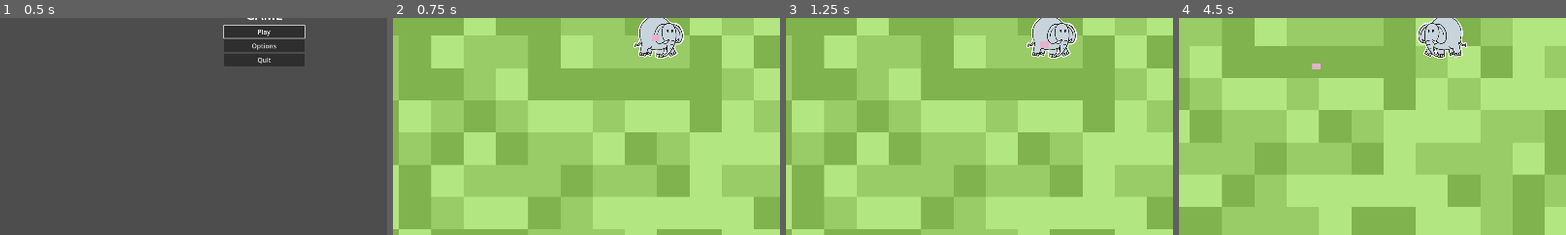
Above: before the commit, frames 1-4 (left to right).
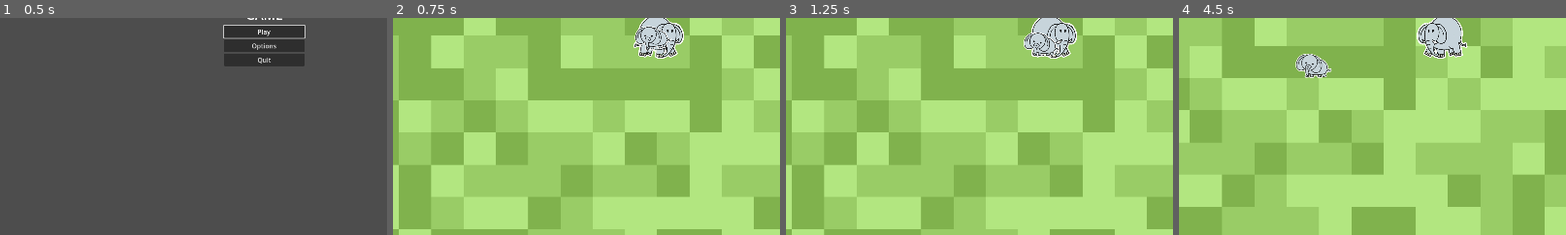
Above: after the commit, the same moments.

Repository: kevinpliang/micro-jam-47
Game: Godot game, scene res://game/Main.tscn
Two runs of this game, one before a commit and one after it. Both use one fixed random seed, a clock stepped at 60 frames per second and the inputs below.
Inputs (mouse positions are % of the whole screen's width and height, from its top left):
- Up to frame 1 (0.5 s): no input
- Up to frame 2 (0.75 s): click "Play" at 0.5 s
- Up to frame 3 (1.25 s): no input
- Up to frame 4 (4.5 s): move the mouse to (72, 45) at 1.27 s; hold D (right) 1.28-2.03 s; click (72, 45) at 1.42 s; move the mouse to (30, 55) at 2.02 s; hold S (down) 2.03-2.78 s; move the mouse to (60, 28) at 2.77 s; hold D (right) 2.78-3.53 s; move the mouse to (45, 70) at 3.52 s; hold W (up) 3.53-4.28 s; click (45, 70) at 3.67 s; move the mouse to (80, 65) at 4.27 s; hold A (left) from 4.28 s (still down)
The pictures show only the part of the screen within x 16-66%, y 46-96%; the shares and areas given below are measured in that part.

Frame 1 is identical in both runs. In frame 2, 0.4% of the frame differs, in the area x 62-72%, y 3-16%; in frame 3, 0.5%; in frame 4, 0.8%, in the area x 30-40%, y 16-28%.

Commit message:
add basic BabyElephant idle and run sprites

Diff:
--- a/characters/BabyElephant.gd
+++ b/characters/BabyElephant.gd
@@ -38,6 +38,18 @@
 	# Always move towards target (continuous movement)
 	velocity = direction * speed
 	move_and_slide()
+	_change_sprite()
+
+func _change_sprite():
+	if velocity.x < 0:
+		$Body.flip_h = true
+	elif velocity.x > 0:
+		$Body.flip_h = false
+
+	if velocity != Vector2.ZERO:
+		$Body.play("run")
+	else:
+		$Body.play("idle")
 
 func _on_area_entered(area):
 	# Check if we collided with a lion
--- a/characters/BabyElephant.tscn
+++ b/characters/BabyElephant.tscn
@@ -1,6 +1,38 @@
-[gd_scene load_steps=4 format=3 uid="uid://cvn8rqtnwi646"]
+[gd_scene load_steps=9 format=3 uid="uid://cvn8rqtnwi646"]
 
 [ext_resource type="Script" uid="uid://sn2y8firyy8d" path="res://characters/BabyElephant.gd" id="1_baby"]
+[ext_resource type="Texture2D" uid="uid://dw0vyp6sm0wnq" path="res://characters/assets/BabyElephant/BabyElephantIdle.png" id="2_ei6ek"]
+[ext_resource type="Texture2D" uid="uid://bxrjrf0lf7ynm" path="res://characters/assets/BabyElephant/BabyElephantRun.png" id="3_squko"]
+
+[sub_resource type="AtlasTexture" id="AtlasTexture_lpit7"]
+atlas = ExtResource("3_squko")
+region = Rect2(512, 0, 512, 512)
+
+[sub_resource type="AtlasTexture" id="AtlasTexture_e2qlu"]
+atlas = ExtResource("3_squko")
+region = Rect2(0, 0, 512, 512)
+
+[sub_resource type="SpriteFrames" id="SpriteFrames_atetw"]
+animations = [{
+"frames": [{
+"duration": 1.0,
+"texture": ExtResource("2_ei6ek")
+}],
+"loop": true,
+"name": &"idle",
+"speed": 5.0
+}, {
+"frames": [{
+"duration": 1.0,
+"texture": SubResource("AtlasTexture_lpit7")
+}, {
+"duration": 1.0,
+"texture": SubResource("AtlasTexture_e2qlu")
+}],
+"loop": true,
+"name": &"run",
+"speed": 5.0
+}]
 
 [sub_resource type="RectangleShape2D" id="RectangleShape2D_baby"]
 size = Vector2(46, 37)
@@ -12,12 +44,11 @@
 collision_mask = 2
 script = ExtResource("1_baby")
 
-[node name="Body" type="ColorRect" parent="."]
-offset_left = -25.0
-offset_top = -20.0
-offset_right = 25.0
-offset_bottom = 20.0
-color = Color(0.9, 0.7, 0.8, 1)
+[node name="Body" type="AnimatedSprite2D" parent="."]
+position = Vector2(-10, -31)
+scale = Vector2(0.668, 0.668)
+sprite_frames = SubResource("SpriteFrames_atetw")
+animation = &"idle"
 
 [node name="CollisionShape2D" type="CollisionShape2D" parent="."]
 shape = SubResource("RectangleShape2D_baby")
Binary file added: characters/assets/BabyElephant/BabyElephantIdle.png
Not shown, added: characters/assets/BabyElephant/BabyElephantIdle.png.import
Binary file added: characters/assets/BabyElephant/BabyElephantRun.png
Not shown, added: characters/assets/BabyElephant/BabyElephantRun.png.import
